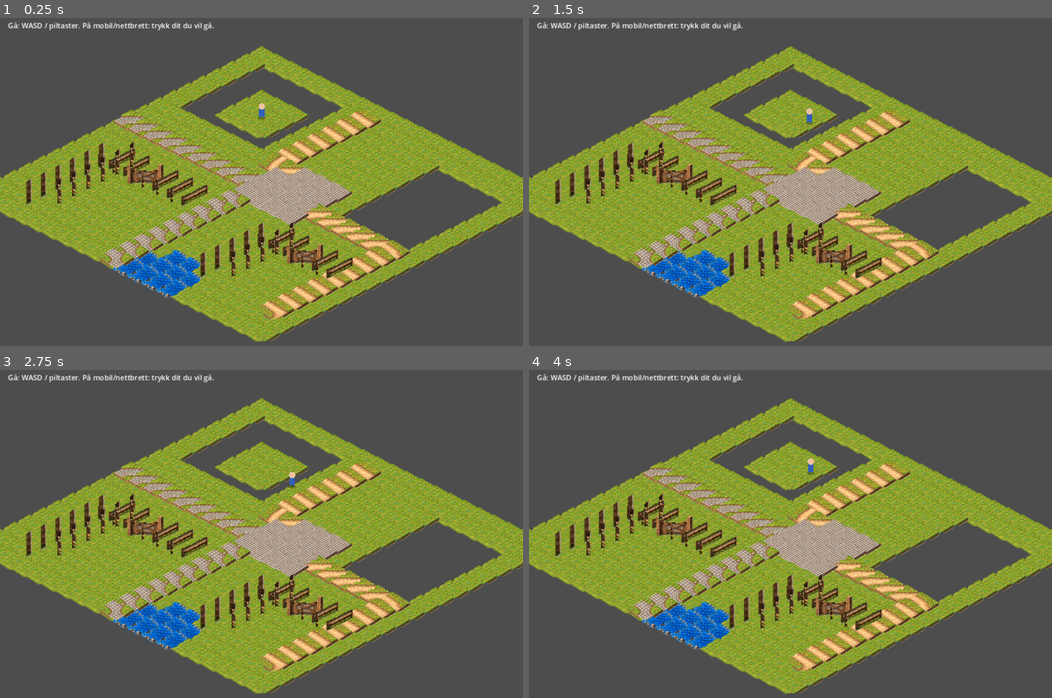
Above: before the commit, frames 1-4 (two rows, left to right).
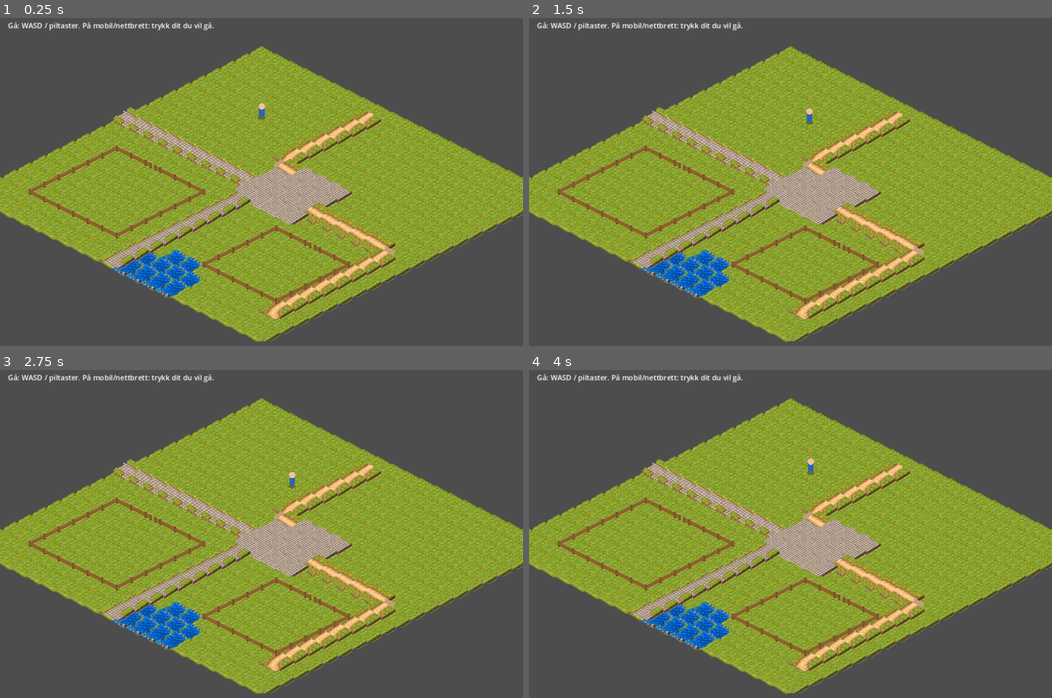
Above: after the commit, the same moments.

Repository: hkolberg/lille-gaardsliv
Game: Godot game, scene res://main.tscn
Same seed, same stepped clock (60 frames per second), same inputs: the game is played once before the commit and once after it.
Inputs (mouse positions are in pixels of both pictures, inside the frame that each line leads up to):
- Up to frame 1 (0.25 s): no input
- Up to frame 2 (1.5 s): tap Enter at 0.5 s; move the mouse to (905, 175) at 0.52 s; hold D (move_right) 0.53-1.28 s; click (905, 175) at 0.67 s; move the mouse to (685, 208) at 1.27 s; hold S (move_down) from 1.28 s (still down)
- Up to frame 3 (2.75 s): tap Space at 2 s; move the mouse to (313, 468) at 2.02 s; release S (move_down) at 2.03 s; hold D (move_right) from 2.03 s (still down)
- Up to frame 4 (4 s): move the mouse to (764, 612) at 2.77 s; release D (move_right) at 2.78 s; hold W (move_up) 2.78-3.53 s; click (764, 612) at 2.92 s; tap Enter at 3.5 s; move the mouse to (947, 596) at 3.52 s; hold A (move_left) from 3.53 s (still down)

The runs differ from the first frame. In frame 1, 17% of the frame differs, in the area x 5-97%, y 13-93%; in frame 2, 17%; in frame 3, 17%; in frame 4, 17%.

Commit message:
Fix tile orientation and fence rendering

Diff:
--- a/godot/main.gd
+++ b/godot/main.gd
@@ -299,15 +299,17 @@
 
 func _draw_tile(x: int, y: int, tile: Dictionary) -> void:
 	var c := _iso(x, y)
-	var texture: Texture2D = asset_textures.get("grass")
+	var grass: Texture2D = asset_textures.get("grass")
+	_draw_asset(grass, c)
+
+	# Forest art is an overlay with transparent areas, so it must sit on grass.
 	if tile.category == "forest":
-		texture = asset_textures.get("forest")
+		_draw_asset(asset_textures.get("forest"), c)
 	elif tile.category == "water":
-		texture = asset_textures.get("water")
-	_draw_asset(texture, c)
-
-	# Fallback marker only if a texture failed to load.
-	if texture == null:
+		_draw_asset(asset_textures.get("water"), c)
+
+	# Fallback marker only if the base texture failed to load.
+	if grass == null:
 		var diamond := PackedVector2Array([
 			c + Vector2(0, -TILE_H * 0.5), c + Vector2(TILE_W * 0.5, 0),
 			c + Vector2(0, TILE_H * 0.5), c + Vector2(-TILE_W * 0.5, 0)
@@ -335,13 +337,24 @@
 		_draw_asset(asset_textures.get("plaza_cobble"), c)
 		return
 
-	var suffix := _road_suffix(tile.connections)
-	var prefix := "gravel" if tile.surface == "gravel" else "cobble"
-	var texture: Texture2D = asset_textures.get("road_%s_%s" % [prefix, suffix])
-	_draw_asset(texture, c)
-
-	# Procedural fallback if a connection variant is missing.
-	if texture == null:
+	# The v1 source atlas has several filename/orientation mismatches.
+	# Use the visually verified straight pieces; render bends/junctions procedurally
+	# until those source sprites are repaired instead of showing the wrong art.
+	var texture: Texture2D = null
+	if tile.surface == "cobblestone":
+		if tile.connections == (Dir.E | Dir.W):
+			texture = asset_textures.get("road_cobble_nw")
+		elif tile.connections == (Dir.N | Dir.S):
+			texture = asset_textures.get("road_cobble_ne")
+	elif tile.surface == "gravel":
+		if tile.connections == (Dir.E | Dir.W):
+			texture = asset_textures.get("road_gravel_ns")
+		elif tile.connections == (Dir.N | Dir.S):
+			texture = asset_textures.get("road_gravel_ne")
+
+	if texture != null:
+		_draw_asset(texture, c)
+	else:
 		var width := 11.0 if tile.surface == "gravel" else 21.0
 		var col := Color("#c0a174") if tile.surface == "gravel" else Color("#9f9a91")
 		_draw_connections(c, tile.connections, width, col)
@@ -366,45 +379,40 @@
 		var y := int(parts[1])
 		var edge := int(parts[2])
 		var gate := bool(fences[key].gate)
-		var draw_x := x
-		var draw_y := y
-		var texture_key := ""
-
-		# Gate art exists for N and E. S/W are the same physical boundary
-		# rendered from the neighboring tile's N/E overlay.
-		if gate:
-			match edge:
-				Dir.N:
-					texture_key = "gate_n"
-				Dir.E:
-					texture_key = "gate_e"
-				Dir.S:
-					draw_y += 1
-					texture_key = "gate_n"
-				Dir.W:
-					draw_x -= 1
-					texture_key = "gate_e"
-		else:
-			match edge:
-				Dir.N: texture_key = "fence_n"
-				Dir.E: texture_key = "fence_e"
-				Dir.S: texture_key = "fence_s"
-				Dir.W: texture_key = "fence_w"
-
-		var texture: Texture2D = asset_textures.get(texture_key)
-		_draw_asset(texture, _iso(draw_x, draw_y))
-
-		# Procedural fallback if an overlay texture is unavailable.
-		if texture == null:
-			var a := Vector2.ZERO
-			var b := Vector2.ZERO
-			match edge:
-				Dir.N: a = _iso_f(x, y); b = _iso_f(x + 1, y)
-				Dir.E: a = _iso_f(x + 1, y); b = _iso_f(x + 1, y + 1)
-				Dir.S: a = _iso_f(x, y + 1); b = _iso_f(x + 1, y + 1)
-				Dir.W: a = _iso_f(x, y); b = _iso_f(x, y + 1)
-			if not gate:
-				draw_line(a, b, Color("#704d2b"), 3, true)
+		_draw_fence_edge(x, y, edge, gate)
+
+func _draw_fence_edge(x: int, y: int, edge: int, gate: bool) -> void:
+	var a := Vector2.ZERO
+	var b := Vector2.ZERO
+	match edge:
+		Dir.N: a = _iso_f(x, y); b = _iso_f(x + 1, y)
+		Dir.E: a = _iso_f(x + 1, y); b = _iso_f(x + 1, y + 1)
+		Dir.S: a = _iso_f(x, y + 1); b = _iso_f(x + 1, y + 1)
+		Dir.W: a = _iso_f(x, y); b = _iso_f(x, y + 1)
+
+	var post_col := Color("#6f4526")
+	var rail_col := Color("#8b5a31")
+	var post_h := Vector2(0, -11)
+	var rail_h1 := Vector2(0, -4)
+	var rail_h2 := Vector2(0, -8)
+
+	# Posts always sit exactly on the tile boundary endpoints.
+	draw_line(a, a + post_h, post_col, 3.0, true)
+	draw_line(b, b + post_h, post_col, 3.0, true)
+
+	if gate:
+		# Leave a visible opening in the centre while keeping gate posts.
+		var g1 := a.lerp(b, 0.34)
+		var g2 := a.lerp(b, 0.66)
+		draw_line(g1, g1 + post_h, post_col, 3.0, true)
+		draw_line(g2, g2 + post_h, post_col, 3.0, true)
+		draw_line(a + rail_h1, g1 + rail_h1, rail_col, 2.2, true)
+		draw_line(a + rail_h2, g1 + rail_h2, rail_col, 2.0, true)
+		draw_line(g2 + rail_h1, b + rail_h1, rail_col, 2.2, true)
+		draw_line(g2 + rail_h2, b + rail_h2, rail_col, 2.0, true)
+	else:
+		draw_line(a + rail_h1, b + rail_h1, rail_col, 2.2, true)
+		draw_line(a + rail_h2, b + rail_h2, rail_col, 2.0, true)
 
 func _draw_player() -> void:
 	draw_ellipse(player_screen + Vector2(0,7), Vector2(9,4), Color(0,0,0,.28))
